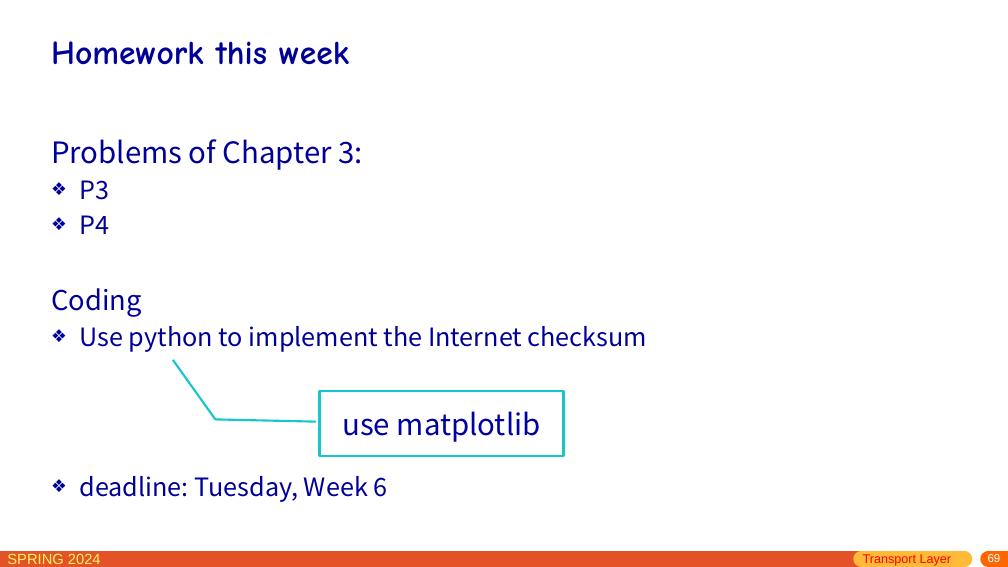
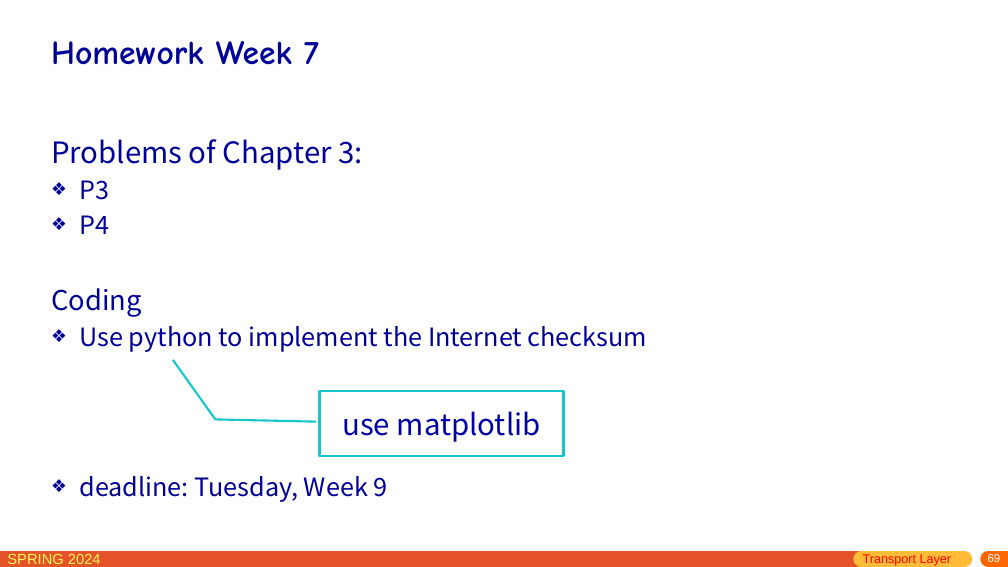
Before and after one commit to network-whu/slides, a slide deck: slide 69 of pptx/chapter3.pptx. Drawn at 1008x567 pixels with LibreOffice and Linux fonts; fonts in the diff are those of the drawing. Boxes give left, top, right and bottom in pixels: in the first picture for what was removed or moved away, otherwise in the second. Text is boxed around its words. In the diff, an @@ line names an element or a change of style, - is before the commit and + after.

Commit message:
week 7

```diff
--- a/pptx/chapter3.pptx
+++ b/pptx/chapter3.pptx
@@ title at (51,41,319,65): text changed @@
-Homework this week
+Homework Week 7
@@ text at (79,476,388,502): text changed @@
-❖ deadline: Tuesday, Week 6
+❖ deadline: Tuesday, Week 9
```
Also in this commit, not shown: 38 other slides changed.
